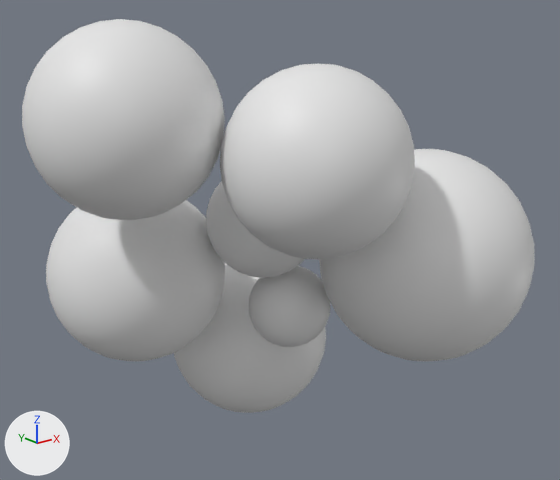
The Blender file spheres.blend: old version first, new version second.
Both versions are drawn from a camera (50 mm lens) standing at (-56.8, -73.8, 21.7) and looking at (-1.7, -4.9, -5.9). The lights are fixed; the arrows at lower left show +X, +Y and +Z.
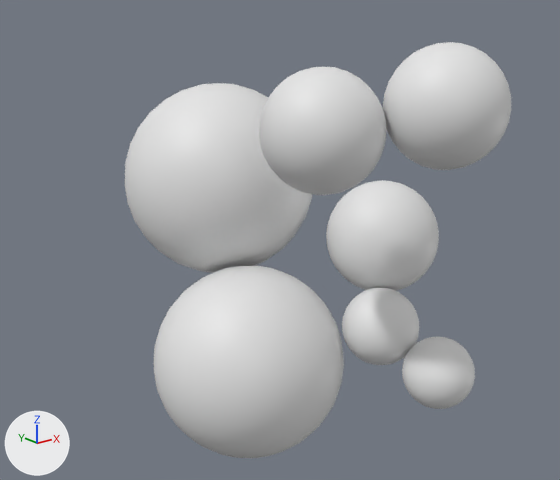
Pixel boxes [x1, y1, x2, y2] of what changed, in the pictures (560 x 480 px; the box of a moved part takes in the faces that stretch with it):
'Sphere.001', reshaped, moved: before [220, 63, 415, 259]; after [153, 266, 344, 458]
'Sphere.004', reshaped, moved (41% narrower, 39% shorter): before [319, 149, 535, 361]; after [383, 42, 511, 170]
'Sphere.003', reshaped, moved (64% narrower, 63% shorter): before [22, 19, 225, 220]; after [402, 336, 475, 409]
'Sphere.002', reshaped, moved: before [46, 200, 226, 361]; after [326, 180, 439, 291]
'Sphere.006', reshaped, moved: before [206, 181, 305, 278]; after [125, 83, 312, 273]
'Sphere', moved: before [249, 266, 331, 347]; after [342, 288, 419, 365]
part 3 of me_sphere_017, deleted: before [22, 19, 225, 220]
part 4 of me_sphere_017, added: after [402, 336, 475, 409]
part 5 of me_sphere_018, deleted: before [319, 149, 535, 361]
part 6 of me_sphere_018, added: after [383, 42, 511, 170]
part 7 of me_sphere_019, moved or reshaped: before [174, 263, 326, 413]; after [259, 67, 387, 195]
part 8 of me_sphere_020, deleted: before [206, 181, 305, 278]
part 9 of me_sphere_020, added: after [125, 83, 312, 273]

The change in detail:
me_sphere_015 is used by ob_sphere_001; location (-9.6, -20.3, 7.0).
me_sphere_015 had 482 vertices, 512 faces and spanned x -9.0..9.0, y -9.0..9.0, z -9.0..9.0.
me_sphere_015 now has 482 vertices, 512 faces and spans x -12.1..12.1, y -12.1..12.1, z -12.1..12.1.
me_sphere_015 part 1: 482 vertices removed from x -9.0..9.0, y -9.0..9.0, z -9.0..9.0; 482 vertices added at x -12.1..12.1, y -12.1..12.1, z -12.1..12.1, forming a UV sphere (32 segments, 16 rings, poles along z).
me_sphere_016 is used by ob_sphere_002; location (-16.1, 3.9, -9.2).
me_sphere_016 had 482 vertices, 512 faces and spanned x -10.3..10.3, y -10.3..10.3, z -10.3..10.3.
me_sphere_016 now has 482 vertices, 512 faces and spans x -7.4..7.4, y -7.4..7.4, z -7.4..7.4.
me_sphere_016 part 2: 482 vertices removed from x -10.3..10.3, y -10.3..10.3, z -10.3..10.3; 482 vertices added at x -7.4..7.4, y -7.4..7.4, z -7.4..7.4, forming a UV sphere (32 segments, 16 rings, poles along z).
me_sphere_017 is used by ob_sphere_003; location (-22.6, -8.0, 10.6).
me_sphere_017 had 482 vertices, 512 faces and spanned x -9.2..9.2, y -9.2..9.2, z -9.2..9.2.
me_sphere_017 now has 482 vertices, 512 faces and spans x -4.3..4.3, y -4.3..4.3, z -4.3..4.3.
me_sphere_017 part 3: 482 vertices removed from x -9.2..9.2, y -9.2..9.2, z -9.2..9.2.
me_sphere_017 part 4: 482 vertices added at x -4.3..4.3, y -4.3..4.3, z -4.3..4.3, forming a UV sphere (32 segments, 16 rings, poles along z).
me_sphere_018 is used by ob_sphere_004; location (6.9, -19.8, -5.6).
me_sphere_018 had 482 vertices, 512 faces and spanned x -11.7..11.7, y -11.7..11.7, z -11.7..11.7.
me_sphere_018 now has 482 vertices, 512 faces and spans x -6.3..6.3, y -6.3..6.3, z -6.3..6.3.
me_sphere_018 part 5: 482 vertices removed from x -11.7..11.7, y -11.7..11.7, z -11.7..11.7.
me_sphere_018 part 6: 482 vertices added at x -6.3..6.3, y -6.3..6.3, z -6.3..6.3, forming a UV sphere (32 segments, 16 rings, poles along z).
me_sphere_019 is used by ob_sphere_005; location (0.4, 4.4, -21.9).
me_sphere_019 had 482 vertices, 512 faces and spanned x -10.4..10.4, y -10.4..10.4, z -10.4..10.4.
me_sphere_019 now has 482 vertices, 512 faces and spans x -6.4..6.4, y -6.4..6.4, z -6.4..6.4.
me_sphere_019 part 7: 482 vertices removed from x -10.4..10.4, y -10.4..10.4, z -10.4..10.4; 482 vertices added at x -6.4..6.4, y -6.4..6.4, z -6.4..6.4, forming a UV sphere (32 segments, 16 rings, poles along z).
me_sphere_020 is used by ob_sphere_006; location (-6.2, -7.5, -2.1).
me_sphere_020 had 482 vertices, 512 faces and spanned x -6.38..6.38, y -6.38..6.38, z -6.38..6.38.
me_sphere_020 now has 482 vertices, 512 faces and spans x -12.86..12.86, y -12.86..12.86, z -12.86..12.86.
me_sphere_020 part 8: 482 vertices removed from x -6.38..6.38, y -6.38..6.38, z -6.38..6.38.
me_sphere_020 part 9: 482 vertices added at x -12.86..12.86, y -12.86..12.86, z -12.86..12.86, forming a UV sphere (32 segments, 16 rings, poles along z).
Object 'Sphere' (ob_sphere) moves from (-3.1, -8.4, -12.8) to (9.4, -11.3, -17.8).
Object 'Sphere.001' (ob_sphere_001) moves from (-9.6, -20.3, 7.0) to (-3.5, -0.8, -22.6).
Object 'Sphere.002' (ob_sphere_002) moves from (-16.1, 3.9, -9.2) to (14.9, -5.7, -8.4).
Object 'Sphere.003' (ob_sphere_003) moves from (-22.6, -8.0, 10.6) to (11.1, -19.4, -21.6).
Object 'Sphere.004' (ob_sphere_004) moves from (6.9, -19.8, -5.6) to (5.2, -23.0, 11.2).
Object 'Sphere.006' (ob_sphere_006) moves from (-6.2, -7.5, -2.1) to (1.8, 12.7, -2.1).
